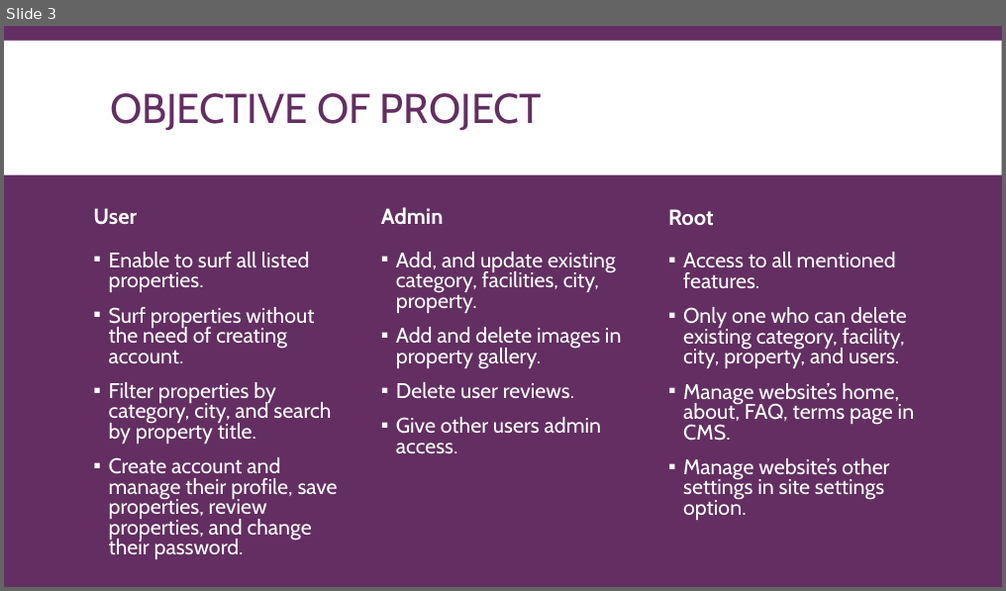
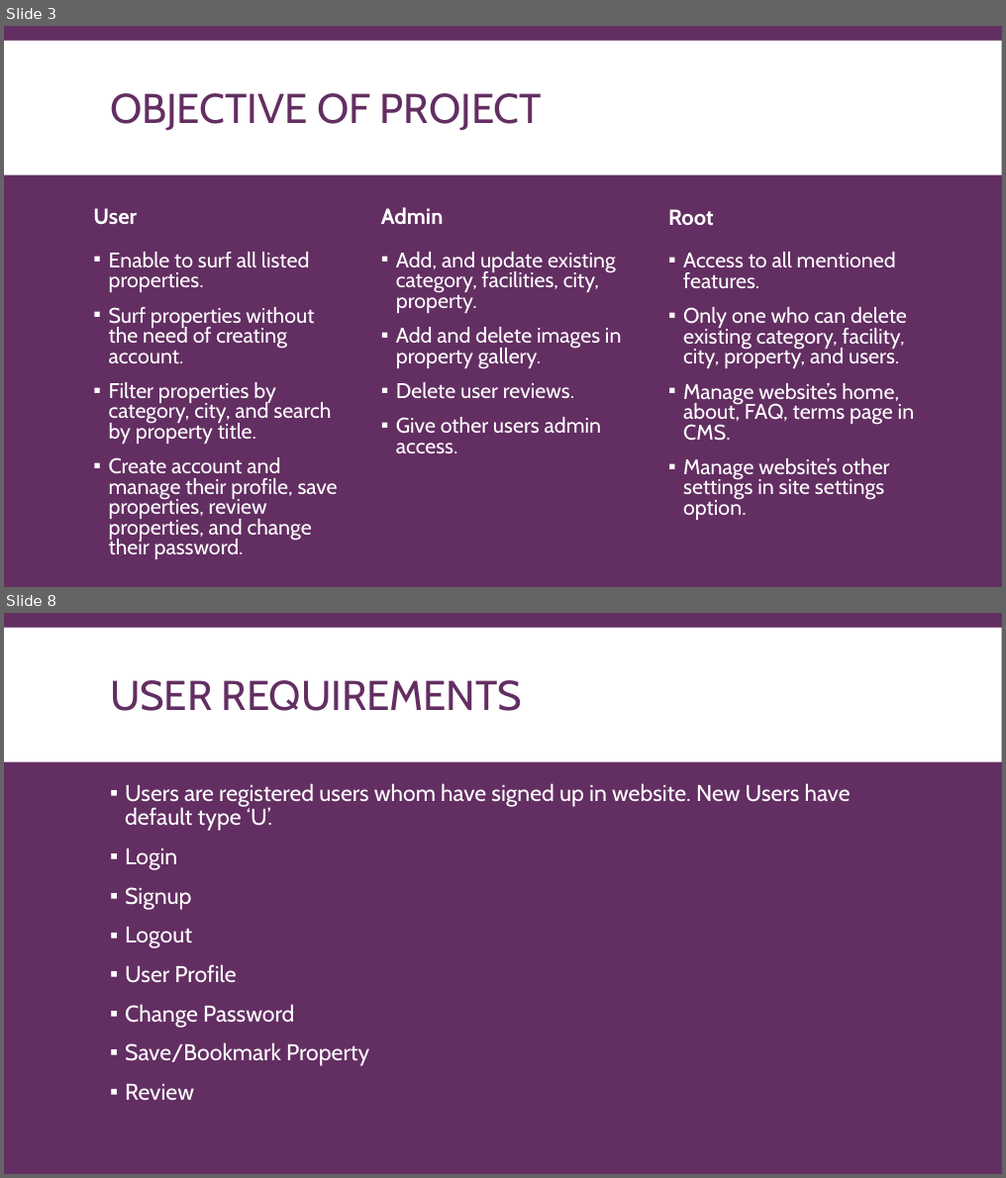
Before and after one commit to smartdev5050/Real_Estate_Site, a slide deck: Documentation/DocumentationPresentation.pptx. Shown one above the other, each under a label of ours: slide 3 before the commit, slides 3 and 8 after it; the slides between them are not shown. The pictures are 1006x591 and 1006x1178 pixels, drawn with LibreOffice and Linux fonts; fonts in the diff are those of the drawing. Boxes give left, top, right and bottom in pixels: in the first picture for what was removed or moved away, otherwise in the second. Text is boxed around its words. In the diff, an @@ line names an element or a change of style, - is before the commit and + after.

```diff
--- a/Documentation/DocumentationPresentation.pptx
+++ b/Documentation/DocumentationPresentation.pptx
@@ slide 8 added at [4,613,1002,1174], background #632E62; not listed: 1 template element that a slide beside it also shows @@
@@ title added at [110,680,522,711], 40 pt, text #632E62 @@
+USER REQUIREMENTS
@@ text added at [125,783,850,1100], 22 pt, text #FFFFFF @@
+▪ Users are registered users whom have signed up in website. New Users have default type ‘U’.
+▪ Login
+▪ Signup
+▪ Logout
+▪ User Profile
+▪ Change Password
+▪ Save/Bookmark Property
+▪ Review
```
Also in this commit, not shown: 1 slide changed, 6 other slides added, 2 other files.
